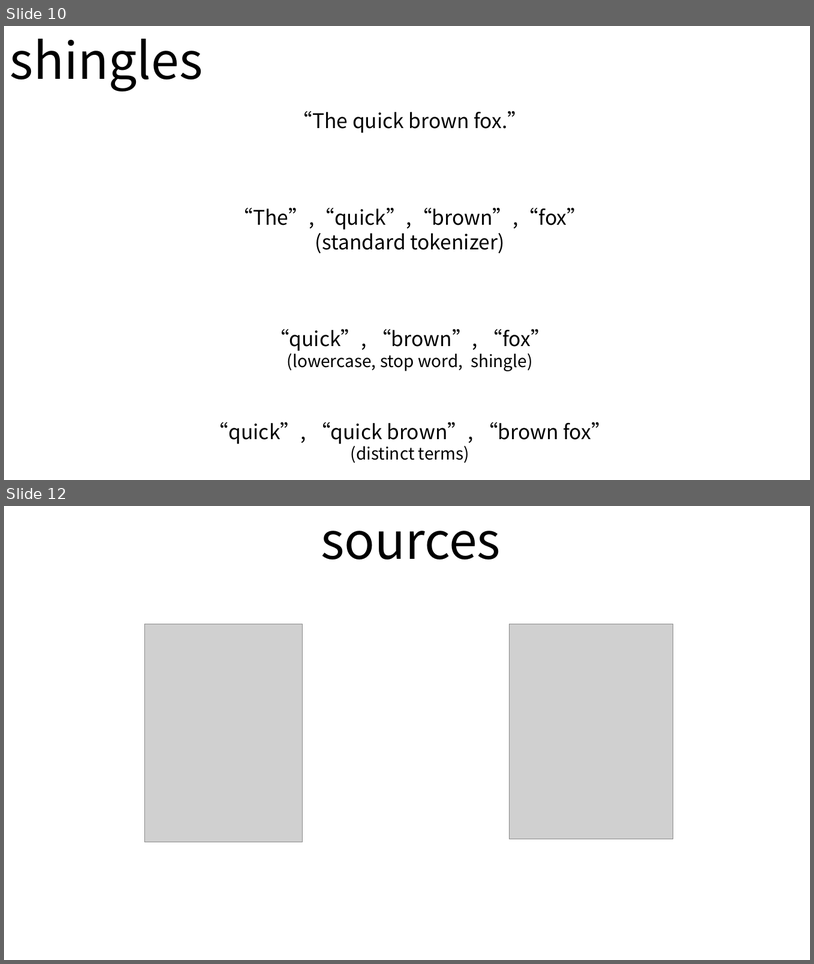
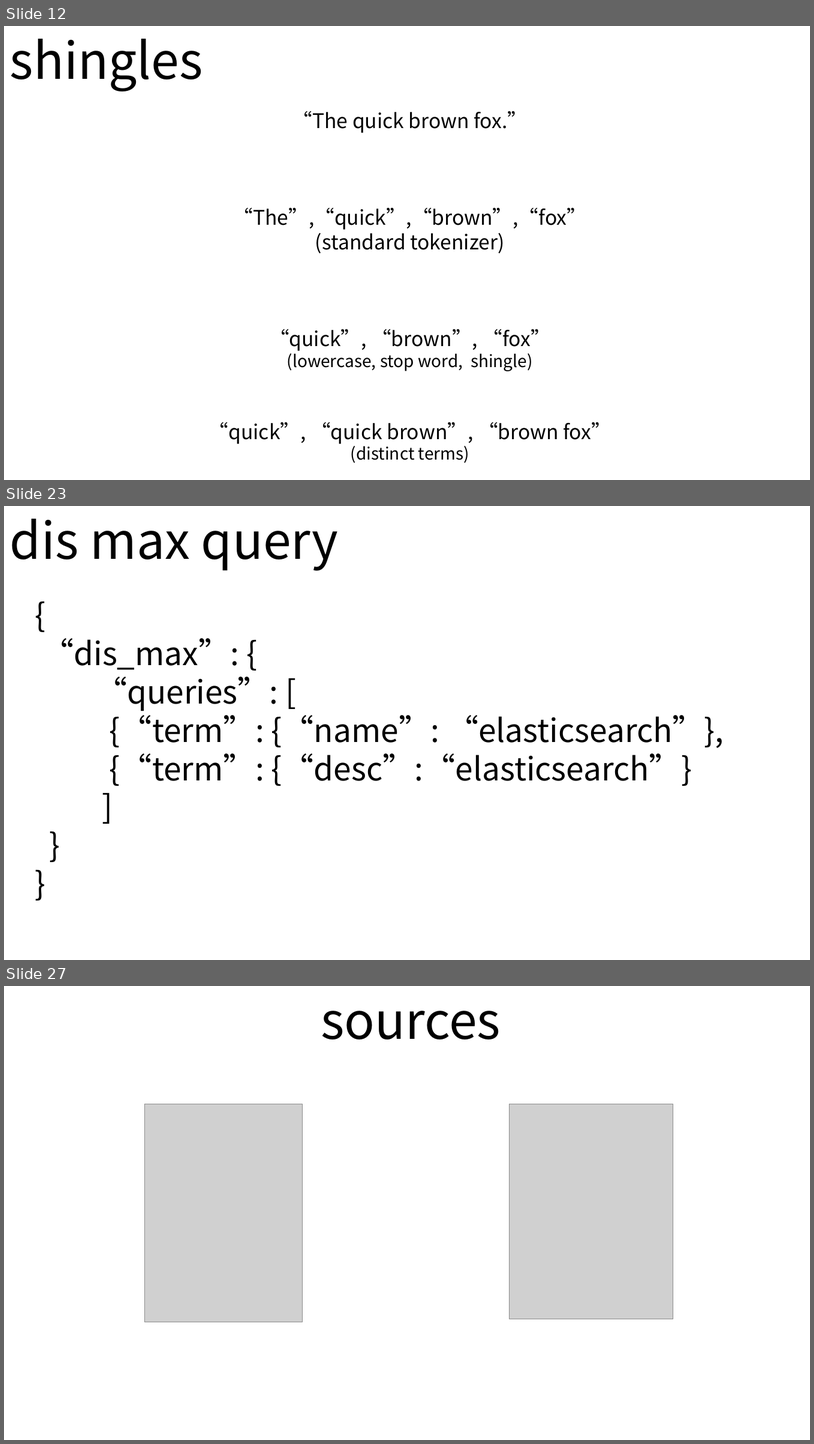
Before and after one commit to andypryor/start_your_search_engines, a slide deck: start_search_engines.pptx. Shown one above the other, each under a label of ours: slides 10 and 12 before the commit, slides 12, 23 and 27 after it; the slides between them are not shown. The pictures are 814x964 and 814x1444 pixels, drawn with LibreOffice and Linux fonts; fonts in the diff are those of the drawing; grey boxes stand for pictures. Boxes give left, top, right and bottom in pixels: in the first picture for what was removed or moved away, otherwise in the second. Text is boxed around its words. In the diff, an @@ line names an element or a change of style, - is before the commit and + after.

```diff
--- a/start_search_engines.pptx
+++ b/start_search_engines.pptx
@@ slide 23 added at bbox=[4, 506, 810, 960], background #FFFFFF @@
@@ text added at bbox=[10, 519, 338, 571], 60 pt, text #000000 @@
+dis max query
@@ table added at bbox=[75, 555, 148, 579], 1 rows, 1 columns @@
+
@@ text added at bbox=[42, 638, 724, 786], 38 pt, text #000000 @@
+{
+“dis_max”: {
+“queries”: [
+{“term”: {“name”: “elasticsearch”},
+{“term”: {“desc”:“elasticsearch”}
+]
+}
+}
@@ what was slide 10 is now slide 12 @@
@@ what was slide 12 is now slide 27 @@
```
Also in this commit, not shown: 3 slides changed, 17 other slides added, 3 slides removed, 1 other file.
